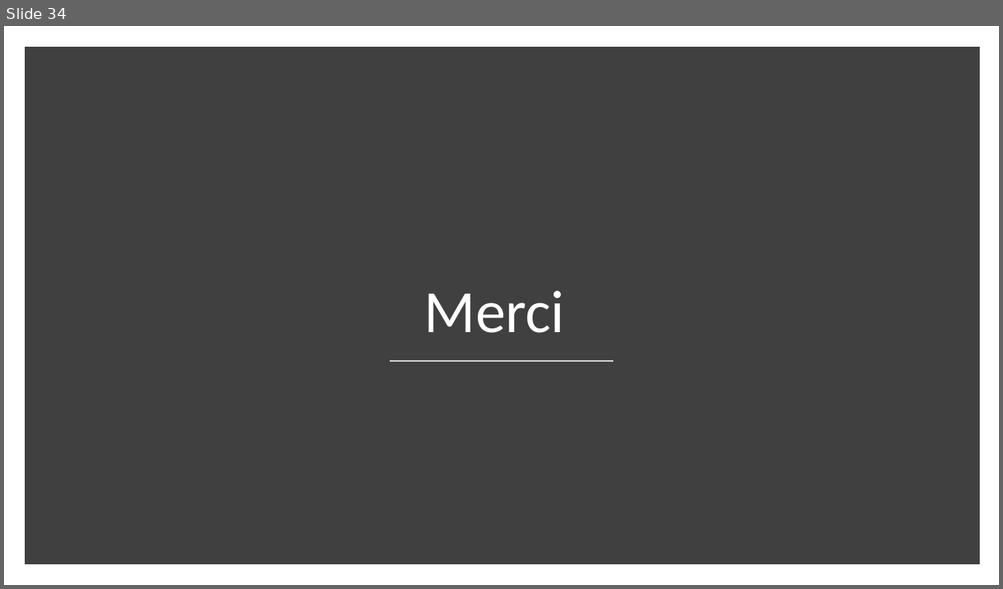
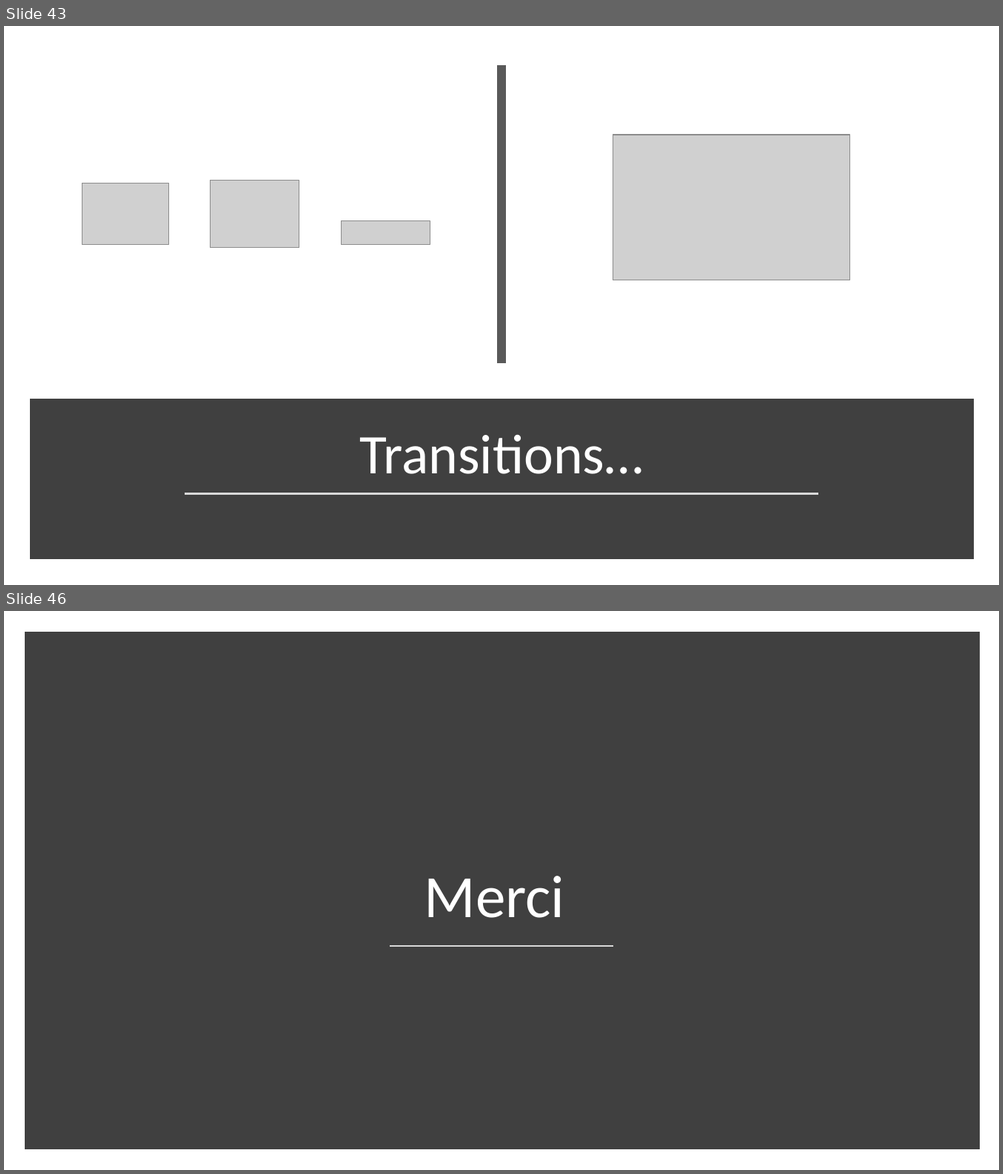
Before and after one commit to fragmatyc/SAAQ, a slide deck: CSS/1. Présentation/Cours CSS - v1.0.pptx. Shown one above the other, each under a label of ours: slide 34 before the commit, slides 43 and 46 after it; the slides between them are not shown. The pictures are 1003x589 and 1003x1174 pixels, drawn with LibreOffice and Linux fonts; fonts in the diff are those of the drawing; grey boxes stand for pictures. Boxes give left, top, right and bottom in pixels: in the first picture for what was removed or moved away, otherwise in the second. Text is boxed around its words. In the diff, an @@ line names an element or a change of style, - is before the commit and + after.

```diff
--- a/CSS/1. Présentation/Cours CSS - v1.0.pptx
+++ b/CSS/1. Présentation/Cours CSS - v1.0.pptx
@@ slide 43 added at [4,26,999,585], background #FFFFFF @@
@@ line added from (502, 64) to (502, 363), #595959 8 pt @@
@@ picture added at [613,135,850,281] @@
@@ picture added at [210,181,299,248] @@
@@ picture added at [82,184,169,244] @@
@@ picture added at [341,221,430,244] @@
@@ rectangle added at [34,404,968,555], fill #404040, outline #404040 10 pt @@
@@ title added at [360,434,643,474], 54 pt, text #FFFFFF @@
+Transitions…
@@ line added from (185, 494) to (819, 494), #D9D9D9 1.75 pt @@
@@ what was slide 34 is now slide 46 @@
```
Also in this commit, not shown: 4 slides changed, 15 other slides added, 4 slides removed, 6 other files.
